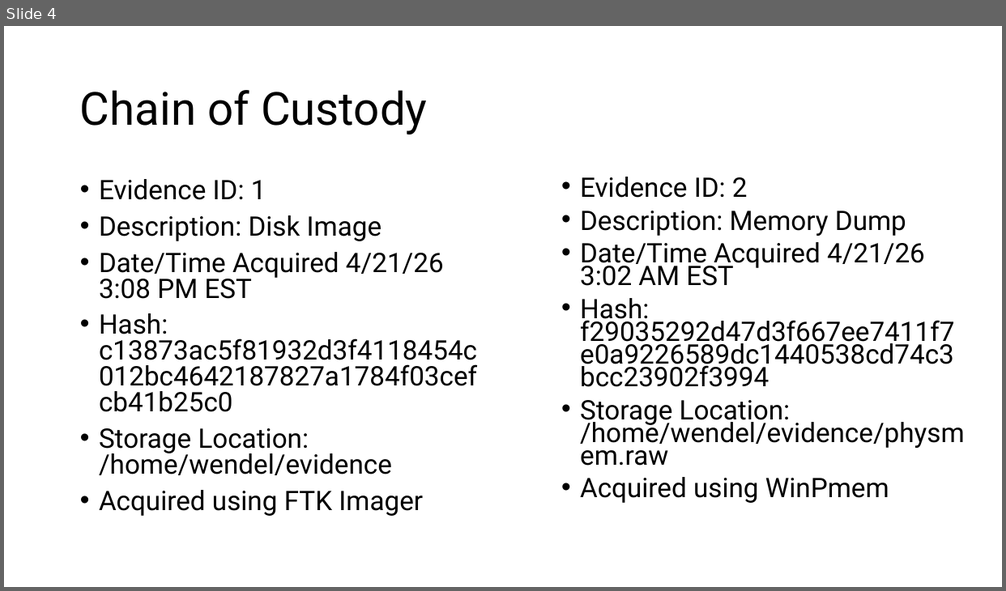
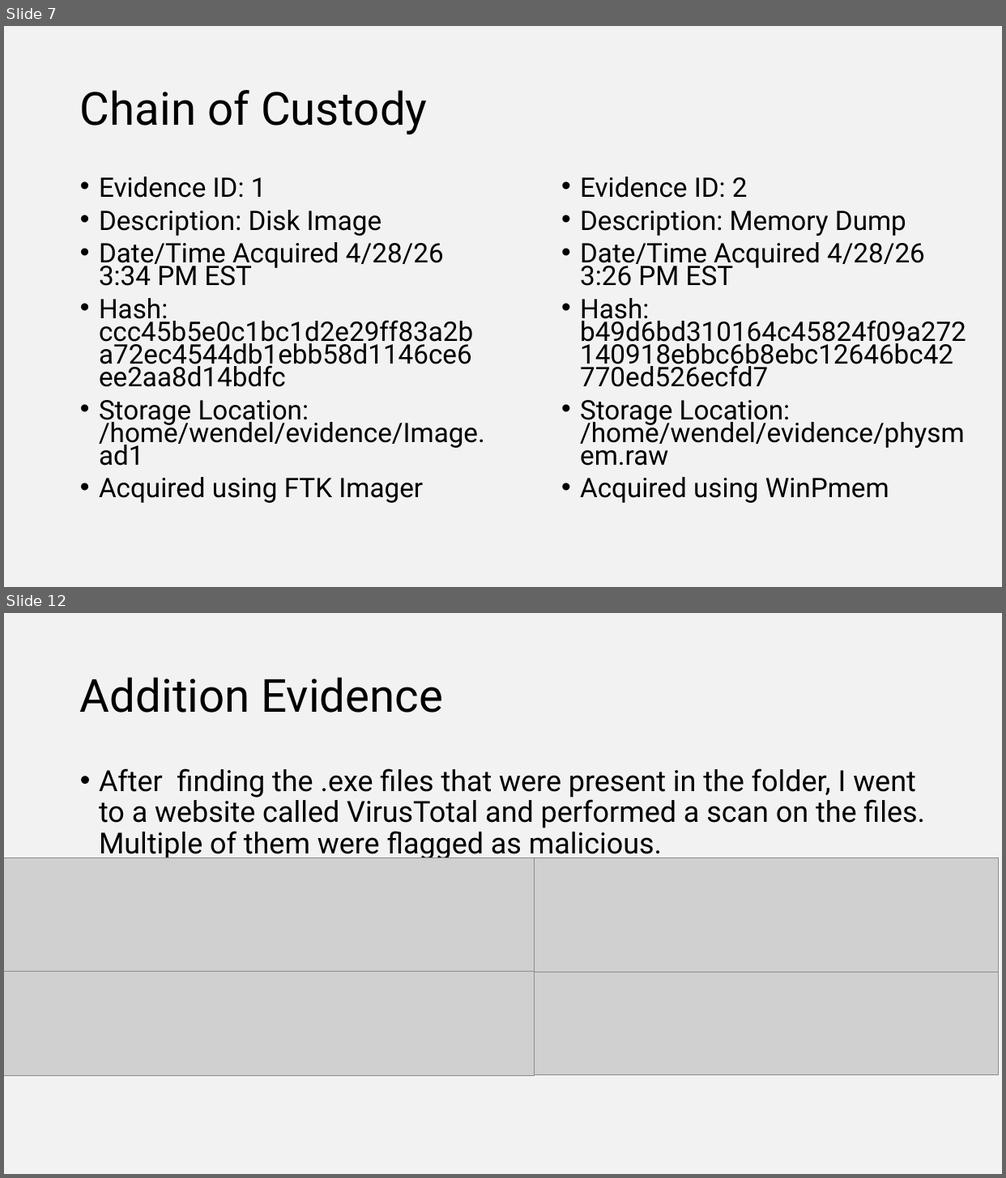
Before and after one commit to wendeldjr/Forensics_Kali_Project, a slide deck: Forensic Project Phase 4.pptx. Shown one above the other, each under a label of ours: slide 4 before the commit, slides 7 and 12 after it; the slides between them are not shown. The pictures are 1006x591 and 1006x1178 pixels, drawn with LibreOffice and Linux fonts; fonts in the diff are those of the drawing; grey boxes stand for pictures. Boxes give left, top, right and bottom in pixels: in the first picture for what was removed or moved away, otherwise in the second. Text is boxed around its words. In the diff, an @@ line names an element or a change of style, - is before the commit and + after.

```diff
--- a/Forensic Project Phase 4.pptx
+++ b/Forensic Project Phase 4.pptx
@@ slide 12 added at (4,613,1002,1174), background #F2F2F2 @@
@@ title added at (80,677,444,713), 44 pt, text #000000 @@
+Addition Evidence
@@ text added at (99,769,925,861), 28 pt, text #000000 @@
+• After finding the .exe files that were present in the folder, I went to a website called VirusTotal and performed a scan on the files. Multiple of them were flagged as malicious.
@@ picture added at (4,858,535,972) @@
@@ picture added at (534,858,998,973) @@
@@ picture added at (4,972,534,1076) @@
@@ picture added at (534,972,999,1075) @@
@@ what was slide 4 is now slide 7 @@
@@ slide 7 changed as well @@
@@ background #FFFFFF to #F2F2F2 @@
@@ text at (99,177,423,503): line spacing 0.8 to 0.7 @@
@@ text at (99,242,485,466): text changed @@
-• Date/Time Acquired 4/21/26 3:08 PM EST
-• Hash: c13873ac5f81932d3f4118454c012bc4642187827a1784f03cefcb41b25c0
-• Storage Location: /home/wendel/evidence
+• Date/Time Acquired 4/28/26 3:34 PM EST
+• Hash: ccc45b5e0c1bc1d2e29ff83a2ba72ec4544db1ebb58d1146ce6ee2aa8d14bdfc
+• Storage Location: /home/wendel/evidence/Image.ad1
@@ text at (580,242,925,326): text changed @@
-• Date/Time Acquired 4/21/26 3:02 AM EST
-• Hash: f29035292d47d3f667ee7411f7e0a9226589dc1440538cd74c3bcc23902f3994
+• Date/Time Acquired 4/28/26 3:26 PM EST
+• Hash: b49d6bd310164c45824f09a272140918ebbc6b8ebc12646bc42770ed526ecfd7
```
Also in this commit, not shown: 3 other slides changed, 9 other slides added, 3 slides removed, 6 other files.
